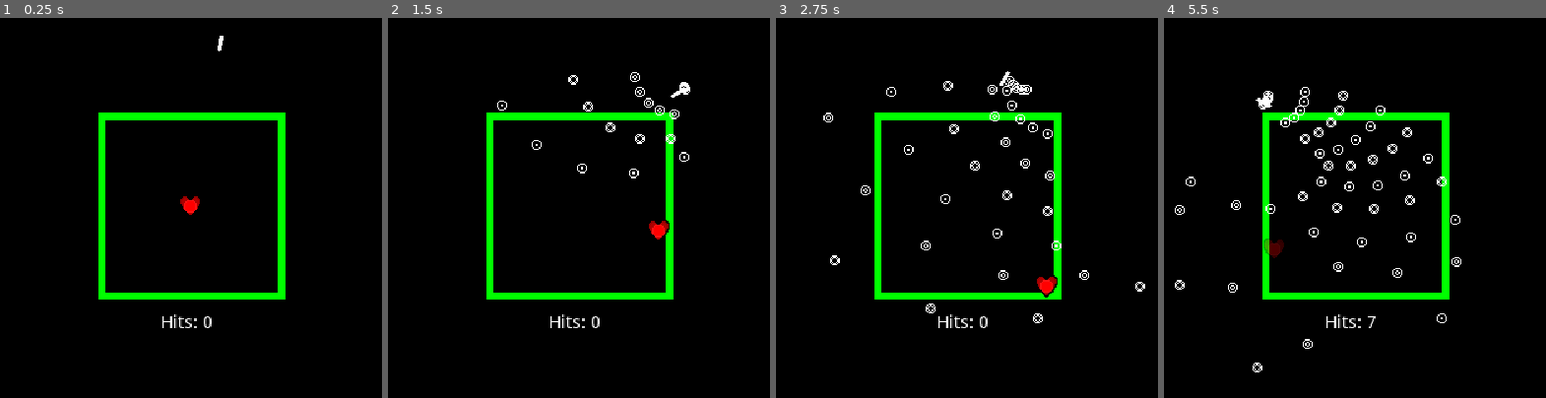
Above: before the commit, frames 1-4 (left to right).
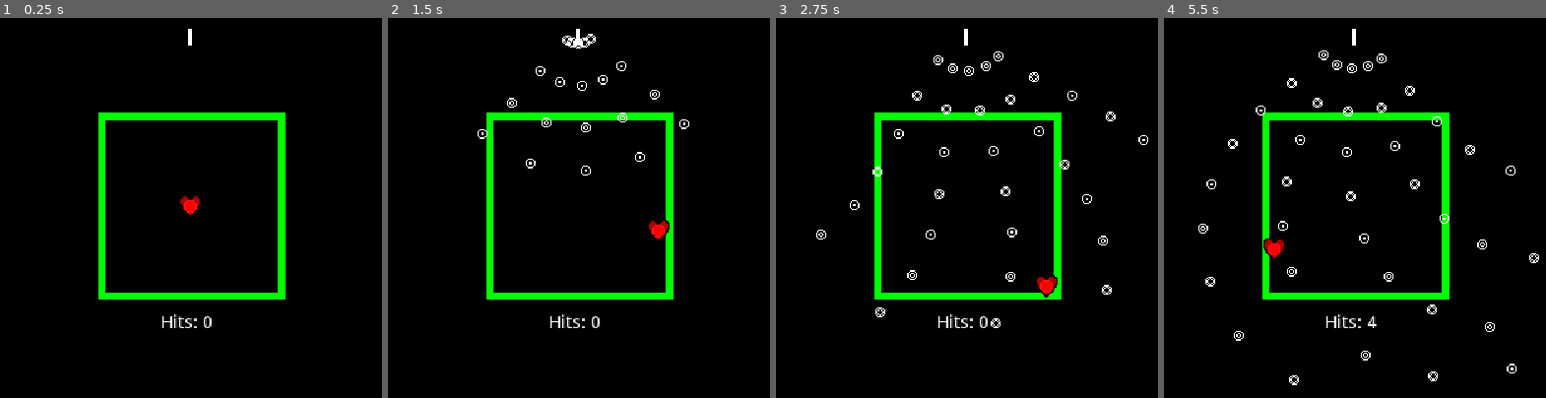
Above: after the commit, the same moments.

Repository: Crystalwarrior/BulletHellPVP
Game: Godot game, scene res://Arena.tscn
Same seed, same stepped clock (60 frames per second), same inputs: the game is played once before the commit and once after it.
Inputs:
- Up to frame 1 (0.25 s): no input
- Up to frame 2 (1.5 s): hold Right (ui_right) 0.53-1.28 s; hold Down (ui_down) from 1.28 s (still down)
- Up to frame 3 (2.75 s): release Down (ui_down) at 2.03 s; hold Right (ui_right) from 2.03 s (still down)
- Up to frame 4 (5.5 s): release Right (ui_right) at 2.78 s; hold Up (ui_up) 2.78-3.53 s; hold Left (ui_left) 3.53-5.03 s; hold Down (ui_down) from 5.03 s (still down)

The runs differ from the first frame. In frame 1, less than 0.1% of the frame differs, in the area x 49-59%, y 2-9%; in frame 2, 1.1%; in frame 3, 2.0%; in frame 4, 2.8%, in the area x 2-99%, y 2-97%.

Commit message:
Simplify variable names for bullet properties

Diff:
--- a/Arena.gd
+++ b/Arena.gd
@@ -5,11 +5,11 @@
 onready var bullet_spawn_dir = $ArenaCenter/BulletSpawn/Dir
 onready var timer = $Timer
 
-export var bullet_spawn_speed := 0.4 setget _timer_set
+export var bullet_delay := 0.4 setget _timer_set
 export var bullet_count := 5
 export var bullet_speed := 100
-export var bullet_speed_angle := 0
-export var bullet_spawn_spread := PI/2
+export var bullet_angle := 0.0
+export var bullet_spread := PI/2
 
 export var pattern_speed := 1.0
 
@@ -31,7 +31,7 @@
 
 # Spawn a bullet wave with a slightly different rotation
 func _on_Timer_timeout() -> void:
-	var rotation_difference = bullet_spawn_spread / (bullet_count - 1)
+	var rotation_difference = bullet_spread / (bullet_count - 1)
 	var spawn_vector = bullet_spawn_pos.global_position.direction_to(bullet_spawn_dir.global_position)
 	for i in range(0, bullet_count):
 		var movement = spawn_vector.rotated(
@@ -41,7 +41,7 @@
 			bullet_spawn_pos.global_position,
 			movement,
 			bullet_speed * pattern_speed,
-			bullet_speed_angle
+			bullet_angle
 		)
 
 
--- a/Arena.tscn
+++ b/Arena.tscn
@@ -28,7 +28,7 @@
 tracks/0/interp = 1
 tracks/0/loop_wrap = true
 tracks/0/imported = false
-tracks/0/enabled = true
+tracks/0/enabled = false
 tracks/0/keys = {
 "times": PoolRealArray( 0, 2, 4, 6 ),
 "transitions": PoolRealArray( 0.5, 0.5, 0.5, 0.5 ),
@@ -40,7 +40,7 @@
 tracks/1/interp = 1
 tracks/1/loop_wrap = true
 tracks/1/imported = false
-tracks/1/enabled = true
+tracks/1/enabled = false
 tracks/1/keys = {
 "times": PoolRealArray( 0, 2, 4, 6 ),
 "transitions": PoolRealArray( 1, 1, 1, 1 ),
@@ -52,7 +52,7 @@
 tracks/2/interp = 1
 tracks/2/loop_wrap = true
 tracks/2/imported = false
-tracks/2/enabled = true
+tracks/2/enabled = false
 tracks/2/keys = {
 "times": PoolRealArray( 2, 6 ),
 "transitions": PoolRealArray( 1, 1 ),
@@ -64,7 +64,7 @@
 tracks/3/interp = 1
 tracks/3/loop_wrap = true
 tracks/3/imported = false
-tracks/3/enabled = true
+tracks/3/enabled = false
 tracks/3/keys = {
 "times": PoolRealArray( 0, 4 ),
 "transitions": PoolRealArray( 1, 1 ),
@@ -72,11 +72,11 @@
 "values": [ 100, 50 ]
 }
 tracks/4/type = "value"
-tracks/4/path = NodePath(".:bullet_spawn_spread")
+tracks/4/path = NodePath(".:bullet_spread")
 tracks/4/interp = 1
 tracks/4/loop_wrap = true
 tracks/4/imported = false
-tracks/4/enabled = true
+tracks/4/enabled = false
 tracks/4/keys = {
 "times": PoolRealArray( 0, 4 ),
 "transitions": PoolRealArray( 1, 1 ),
@@ -96,24 +96,37 @@
 "values": [ 5 ]
 }
 tracks/6/type = "value"
-tracks/6/path = NodePath(".:bullet_spawn_speed")
+tracks/6/path = NodePath(".:bullet_delay")
 tracks/6/interp = 1
 tracks/6/loop_wrap = true
 tracks/6/imported = false
-tracks/6/enabled = true
+tracks/6/enabled = false
 tracks/6/keys = {
 "times": PoolRealArray( 0, 4 ),
 "transitions": PoolRealArray( 1, 1 ),
 "update": 0,
 "values": [ 0.4, 0.3 ]
 }
+tracks/7/type = "value"
+tracks/7/path = NodePath(".:bullet_angle")
+tracks/7/interp = 1
+tracks/7/loop_wrap = true
+tracks/7/imported = false
+tracks/7/enabled = true
+tracks/7/keys = {
+"times": PoolRealArray( 0, 2, 6 ),
+"transitions": PoolRealArray( 1, 1, 1 ),
+"update": 0,
+"values": [ 0.0, -0.5, 0.5 ]
+}
 
 [node name="Arena" type="Node2D"]
 script = ExtResource( 3 )
 __meta__ = {
 "_edit_horizontal_guides_": [  ]
 }
-bullet_spawn_speed = 0.4
+bullet_delay = 0.4
+bullet_spread = 1.571
 
 [node name="BulletBounds" type="ReferenceRect" parent="."]
 visible = false
